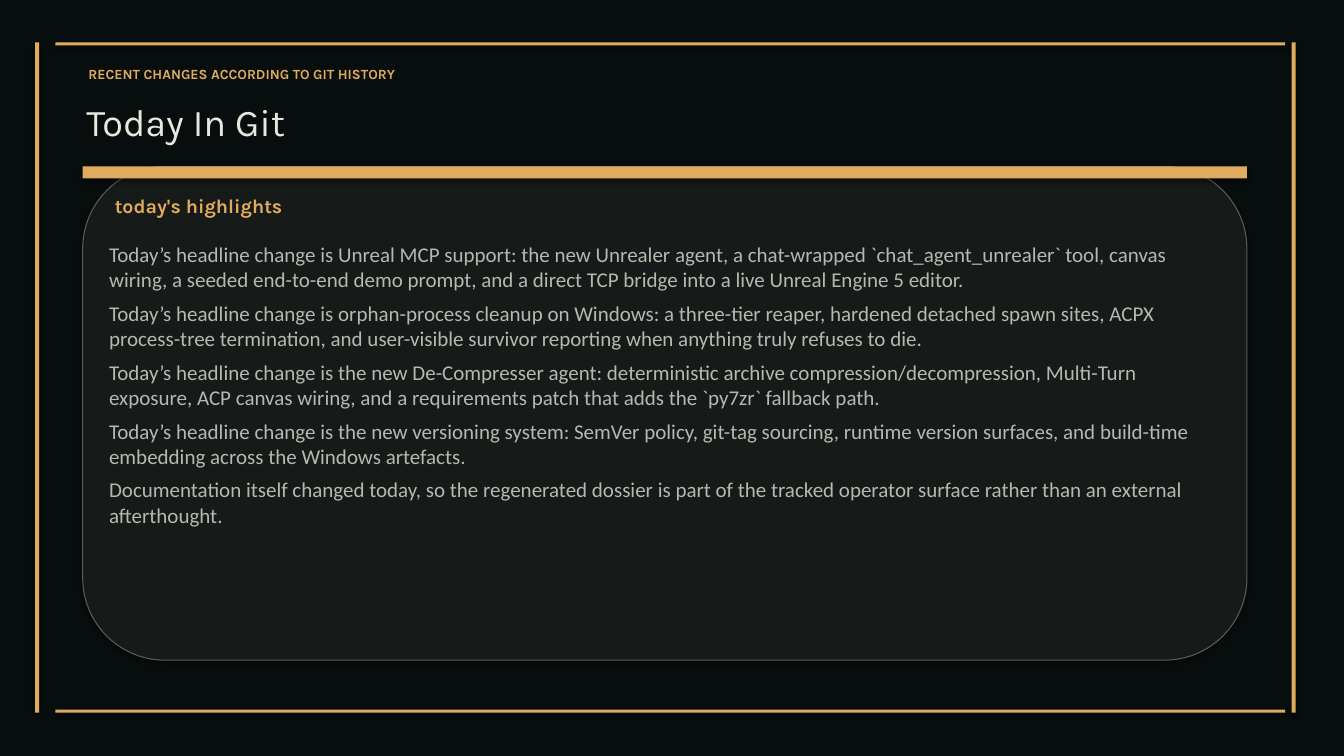
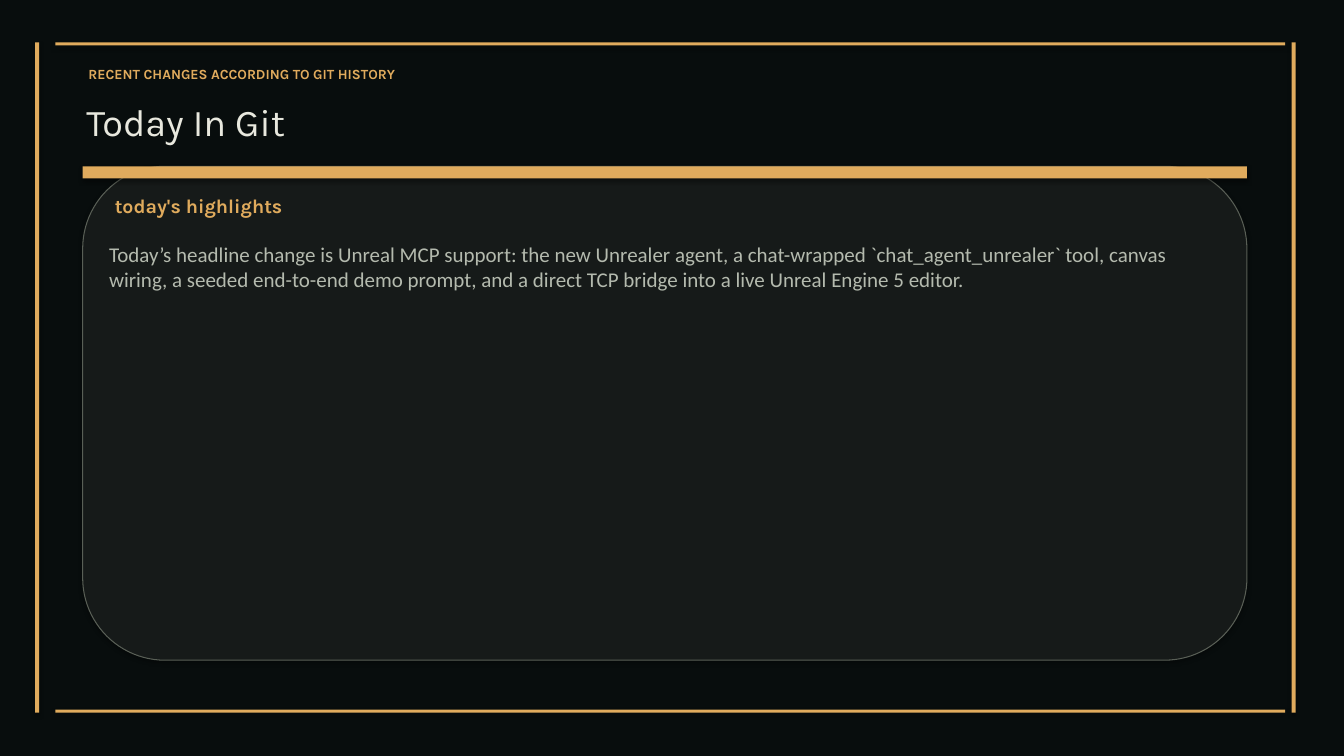
Before and after one commit to XAIHT/Tlamatini, a slide deck: slide 30 of Tlamatini_eXtended_Artificial_Intelligence_Humanly_Tempered.pptx. Drawn at 1344x756 pixels with LibreOffice and Linux fonts; fonts in the diff are those of the drawing. Boxes give left, top, right and bottom in pixels: in the first picture for what was removed or moved away, otherwise in the second. Text is boxed around its words. In the diff, an @@ line names an element or a change of style, - is before the commit and + after.

```diff
--- a/Tlamatini_eXtended_Artificial_Intelligence_Humanly_Tempered.pptx
+++ b/Tlamatini_eXtended_Artificial_Intelligence_Humanly_Tempered.pptx
@@ text at (x1=109, y1=306, x2=1188, y2=527): paragraphs removed @@
-Today’s headline change is orphan-process cleanup on Windows: a three-tier reaper, hardened detached spawn sites, ACPX process-tree termination, and user-visible survivor reporting when anything truly refuses to die.
-Today’s headline change is the new De-Compresser agent: deterministic archive compression/decompression, Multi-Turn exposure, ACP canvas wiring, and a requirements patch that adds the `py7zr` fallback path.
-Today’s headline change is the new versioning system: SemVer policy, git-tag sourcing, runtime version surfaces, and build-time embedding across the Windows artefacts.
-Documentation itself changed today, so the regenerated dossier is part of the tracked operator surface rather than an external afterthought.
```
Also in this commit, not shown: 5 other slides changed, 1 slide removed, 23 other files.
